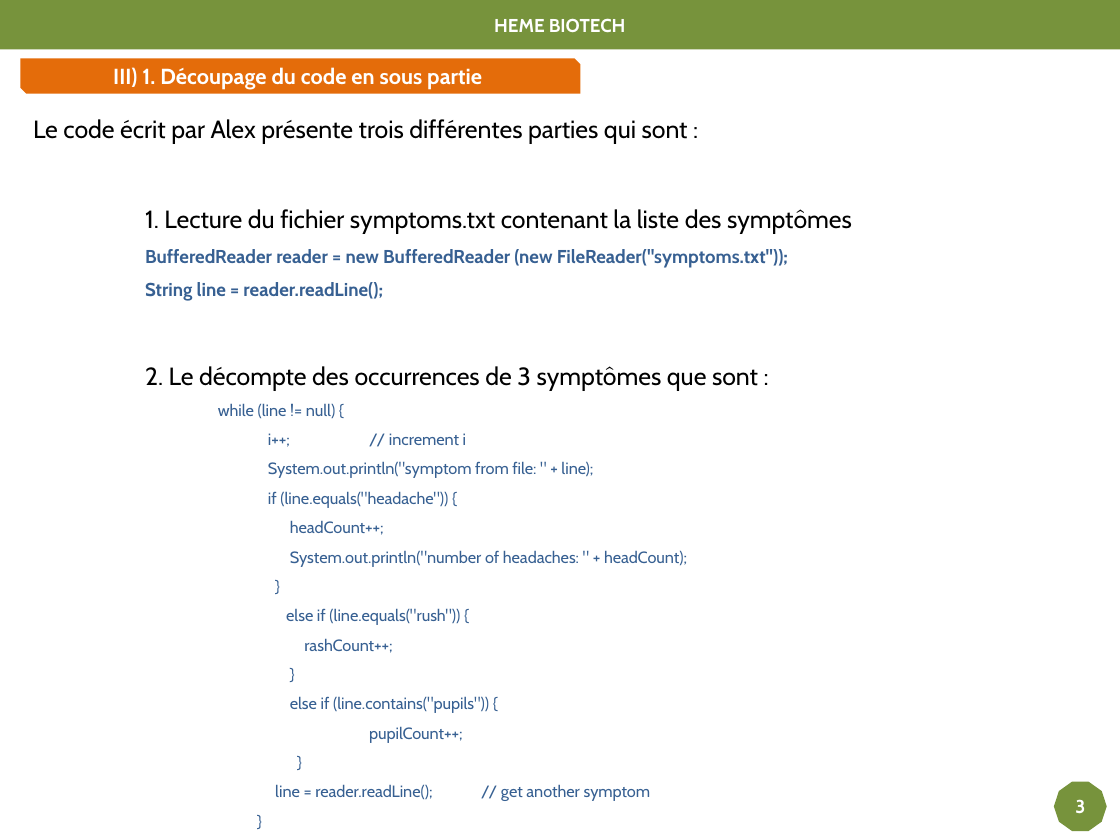
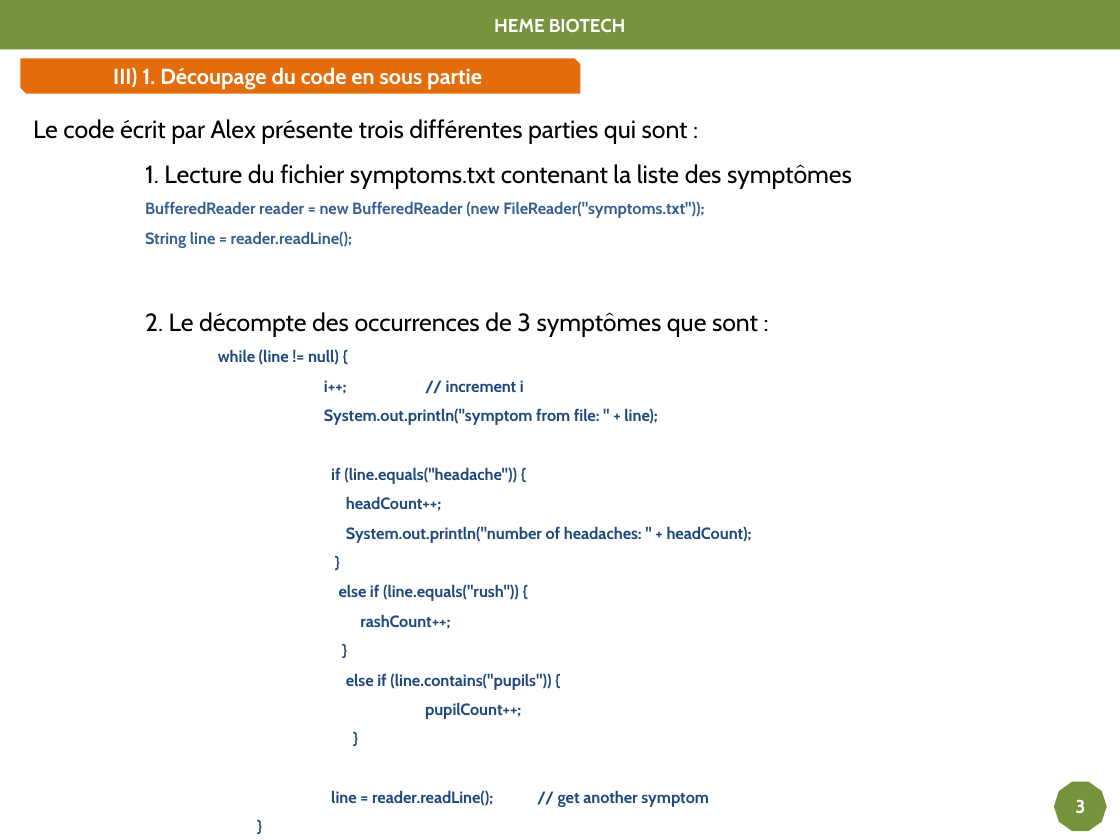
Before and after one commit to bende47/Project_DA_Java_EN_Come_to_the_Rescue_of_a_Java_Application, a slide deck: slide 5 of Projet P2.pptx. Drawn at 1120x840 pixels with LibreOffice and Linux fonts; fonts in the diff are those of the drawing. Boxes give left, top, right and bottom in pixels: in the first picture for what was removed or moved away, otherwise in the second. Text is boxed around its words. In the diff, an @@ line names an element or a change of style, - is before the commit and + after.

```diff
--- a/Projet P2.pptx
+++ b/Projet P2.pptx
@@ text at <box>145,201,752,807</box>: size 12 to 10.5 pt in "BufferedReader reader = new BufferedReader (new FileReader(" ...", "String line = reader.readLine();"; text colour #376092 to #1F497D, bold on in "while (line != null) {", "i++; // increment i", "System.out.println("symptom from file: " + line);", "if (line.equals("headache")) {" and 11 more places; list level 1 to 2 in "i++; // increment i"; list level 1 to 2 in "System.out.println("symptom from file: " + ..."; list level 1 to 2 in "if (line.equals("headache")) {"; list level 1 to 2 in "headCount++;"; list level 1 to 2 in "System.out.println("number of headaches: " + ..."; list level 1 to 2 in "}"; list level 1 to 2 in "else if (line.equals("rush")) {"; list level 1 to 2 in "rashCount++;"; list level 1 to 2 in "else if (line.contains("pupils")) {"; list level 1 to 2 in "pupilCount++;"; list level 1 to 2 in "line = reader.readLine(); // get ..." @@
```
Also in this commit, not shown: 7 other slides changed.
